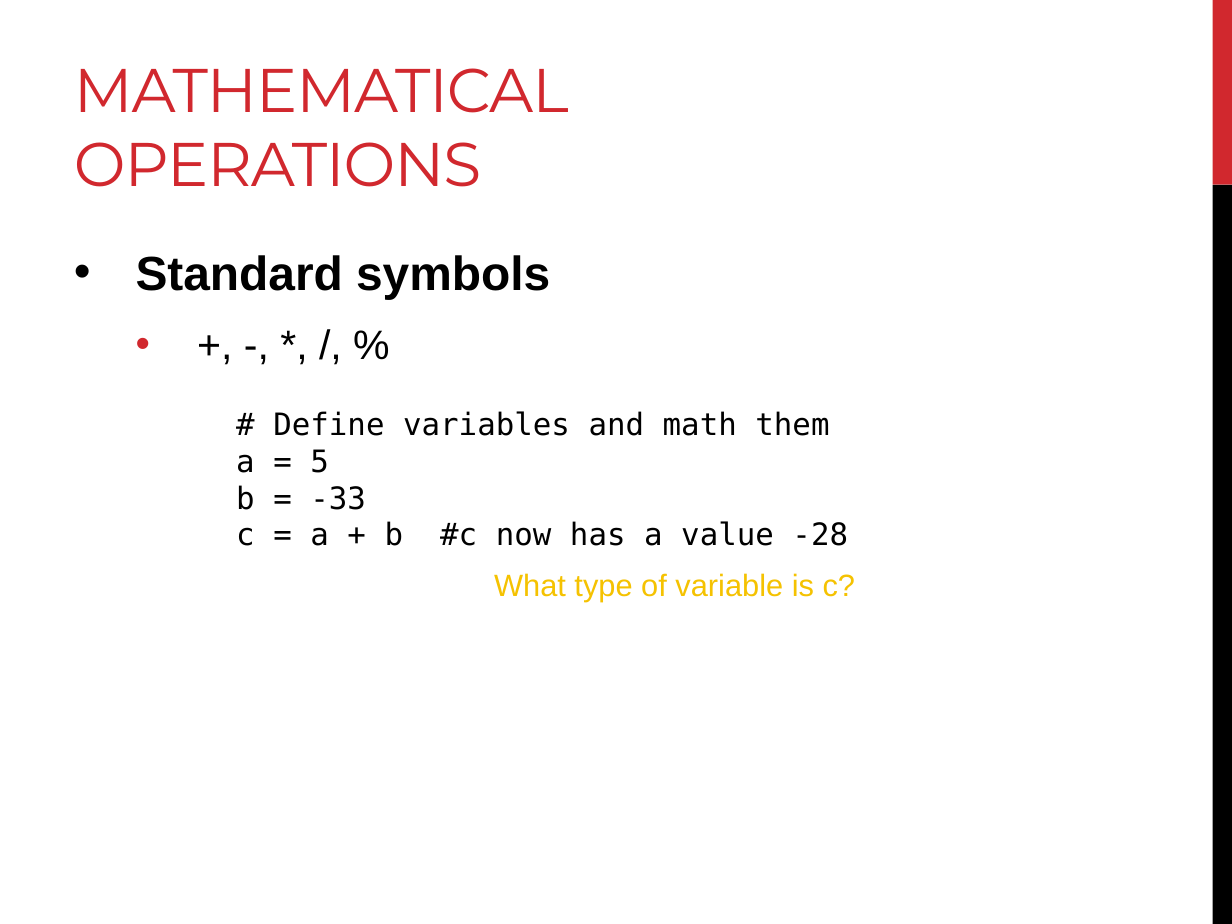
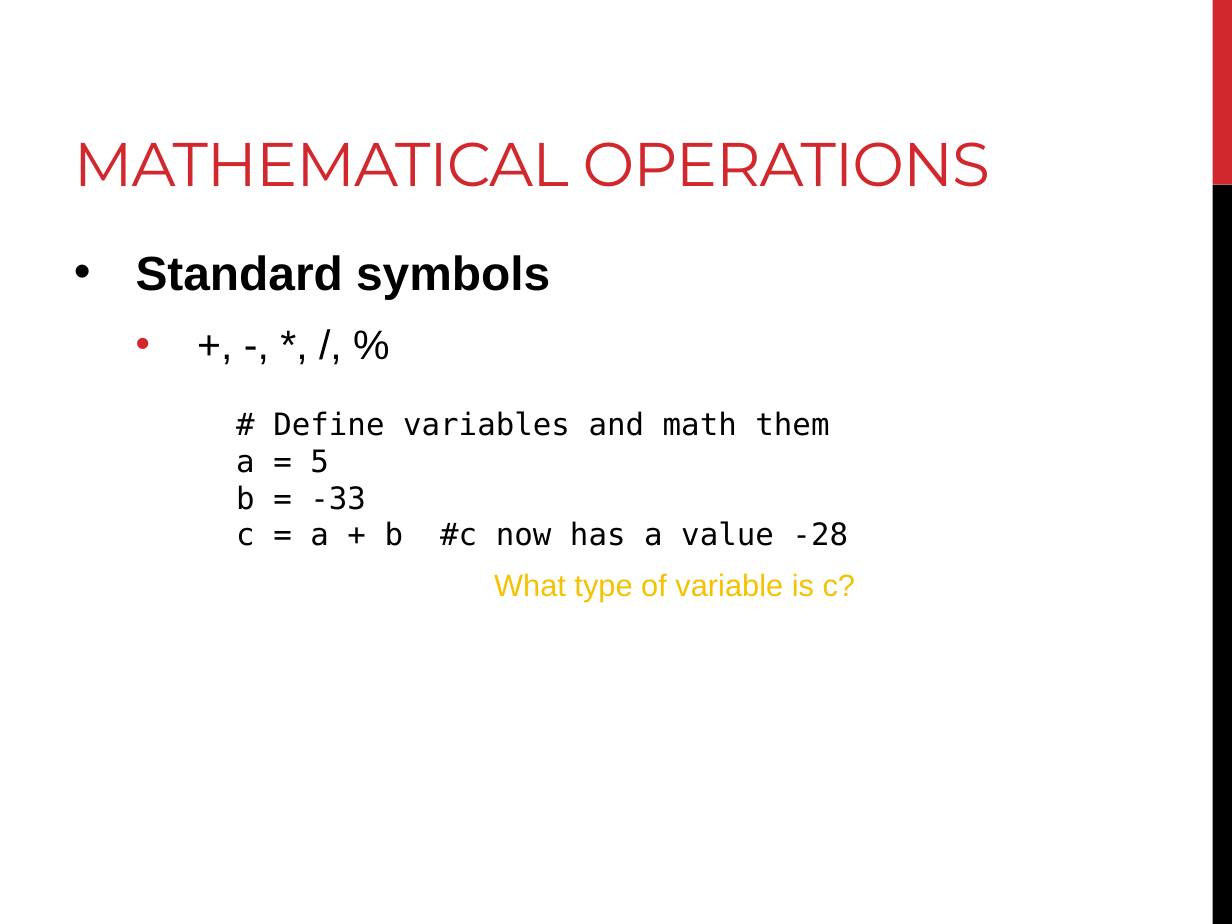
Before and after one commit to BjornFJohansson/ccbb_bigdata2015_python, a slide deck: slide 26 of slides/day1_slides.pptx. Drawn at 1232x924 pixels with LibreOffice and Linux fonts; fonts in the diff are those of the drawing. Boxes give left, top, right and bottom in pixels: in the first picture for what was removed or moved away, otherwise in the second. Text is boxed around its words. In the diff, an @@ line names an element or a change of style, - is before the commit and + after.

```diff
--- a/slides/day1_slides.pptx
+++ b/slides/day1_slides.pptx
@@ title "MATHEMATICAL OPERATIONS" rewrapped from [74,68,569,187] to [74,142,990,187] @@
```
Also in this commit, not shown: 61 other slides changed.
